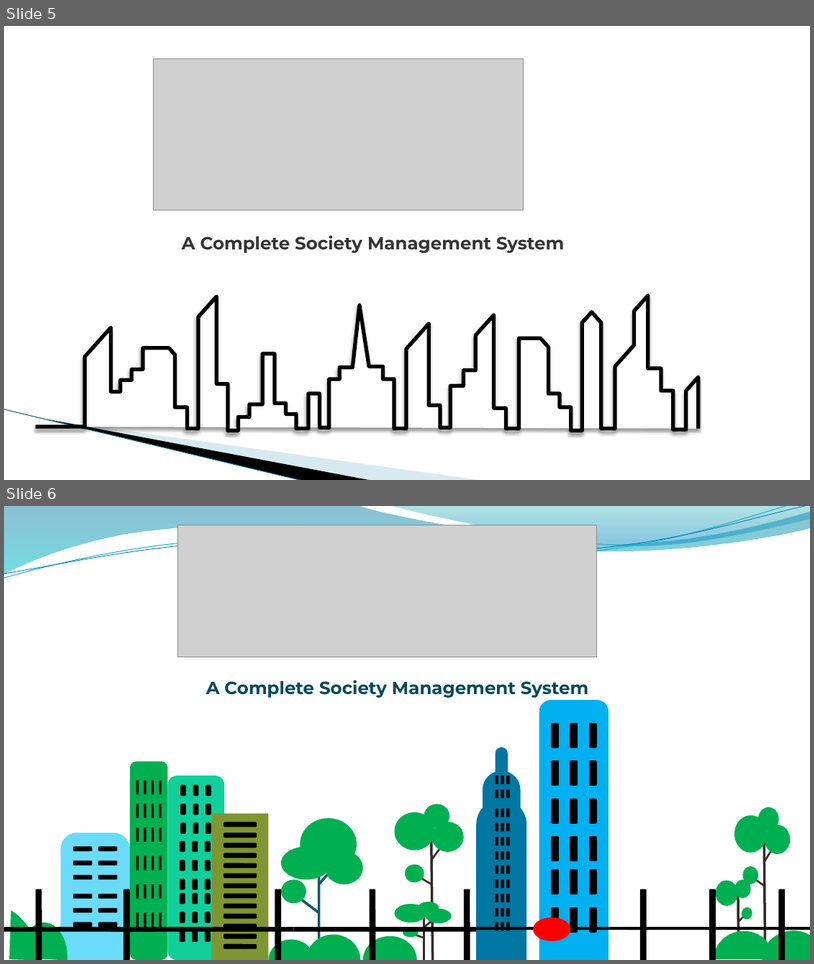
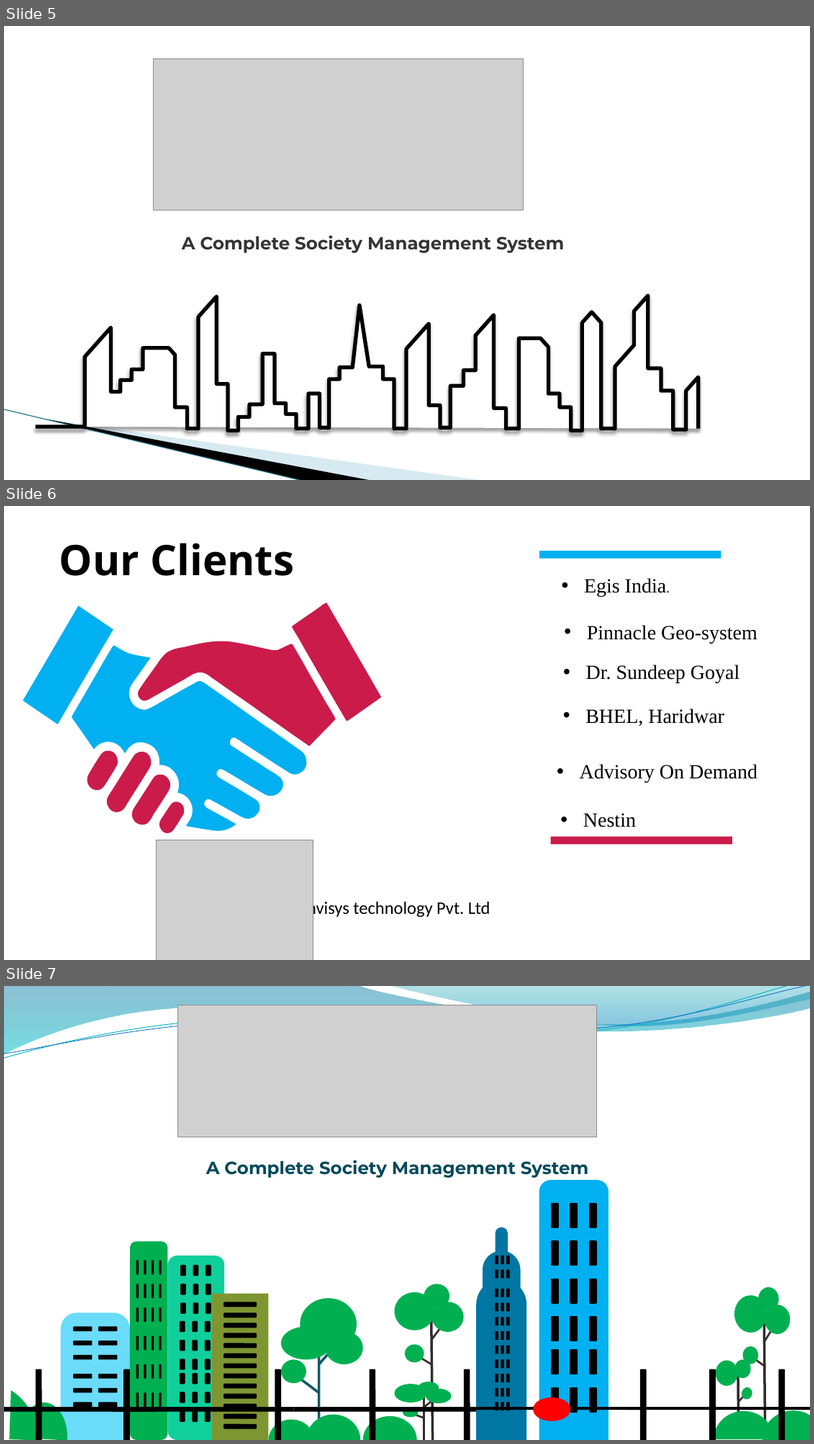
Before and after one commit to Anvisys/Documents, a slide deck: posters.pptx. Shown one above the other, each under a label of ours: slides 5 and 6 before the commit, slides 5, 6 and 7 after it. The pictures are 814x964 and 814x1444 pixels, drawn with LibreOffice and Linux fonts; fonts in the diff are those of the drawing; grey boxes stand for pictures; background and template pictures are left out. Boxes give left, top, right and bottom in pixels: in the first picture for what was removed or moved away, otherwise in the second. Text is boxed around its words. In the diff, an @@ line names an element or a change of style, - is before the commit and + after.

Commit message:
changes made
added new slide
content is reduced
Nestin & anvisys sildes are done as told
More posters uploaded

```diff
--- a/posters.pptx
+++ b/posters.pptx
@@ slide 6 added at (x1=4, y1=506, x2=810, y2=960), background #FFFFFF @@
@@ text added at (x1=59, y1=543, x2=294, y2=576), 50 pt, text #000000, bold @@
+Our Clients
@@ rectangle added at (x1=540, y1=551, x2=721, y2=559), fill #00B0F0 @@
@@ group added at (x1=23, y1=602, x2=381, y2=834): 8 freeform shapes @@
@@ group added at (x1=580, y1=578, x2=758, y2=827): 6 texts @@
+• Egis India.
+• Pinnacle Geo-system
+• Dr. Sundeep Goyal
+• BHEL, Haridwar
+• Advisory On Demand
+• Nestin
@@ picture added at (x1=156, y1=840, x2=313, y2=960) @@
@@ rectangle added at (x1=551, y1=836, x2=733, y2=844), fill #CB1B4A @@
@@ text added at (x1=297, y1=899, x2=491, y2=918), 21 pt, text #000000 @@
+Anvisys technology Pvt. Ltd
@@ what was slide 6 is now slide 7 @@
```
Also in this commit, not shown: 1 slide changed, 13 other slides added, 5 other files.
